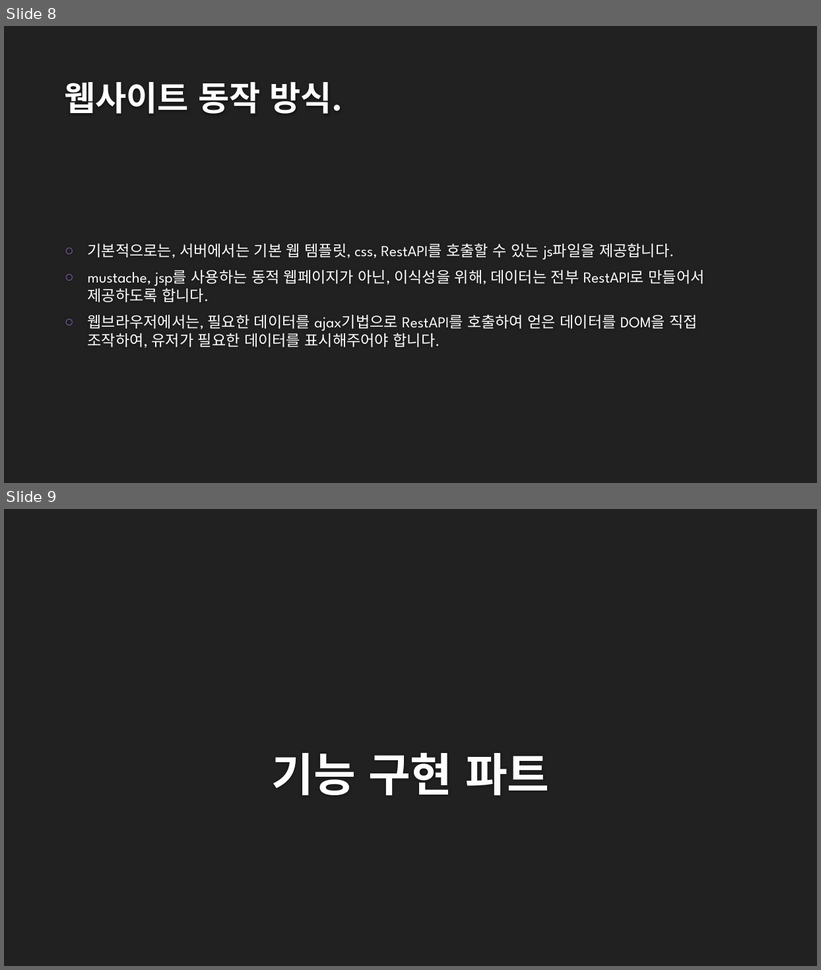
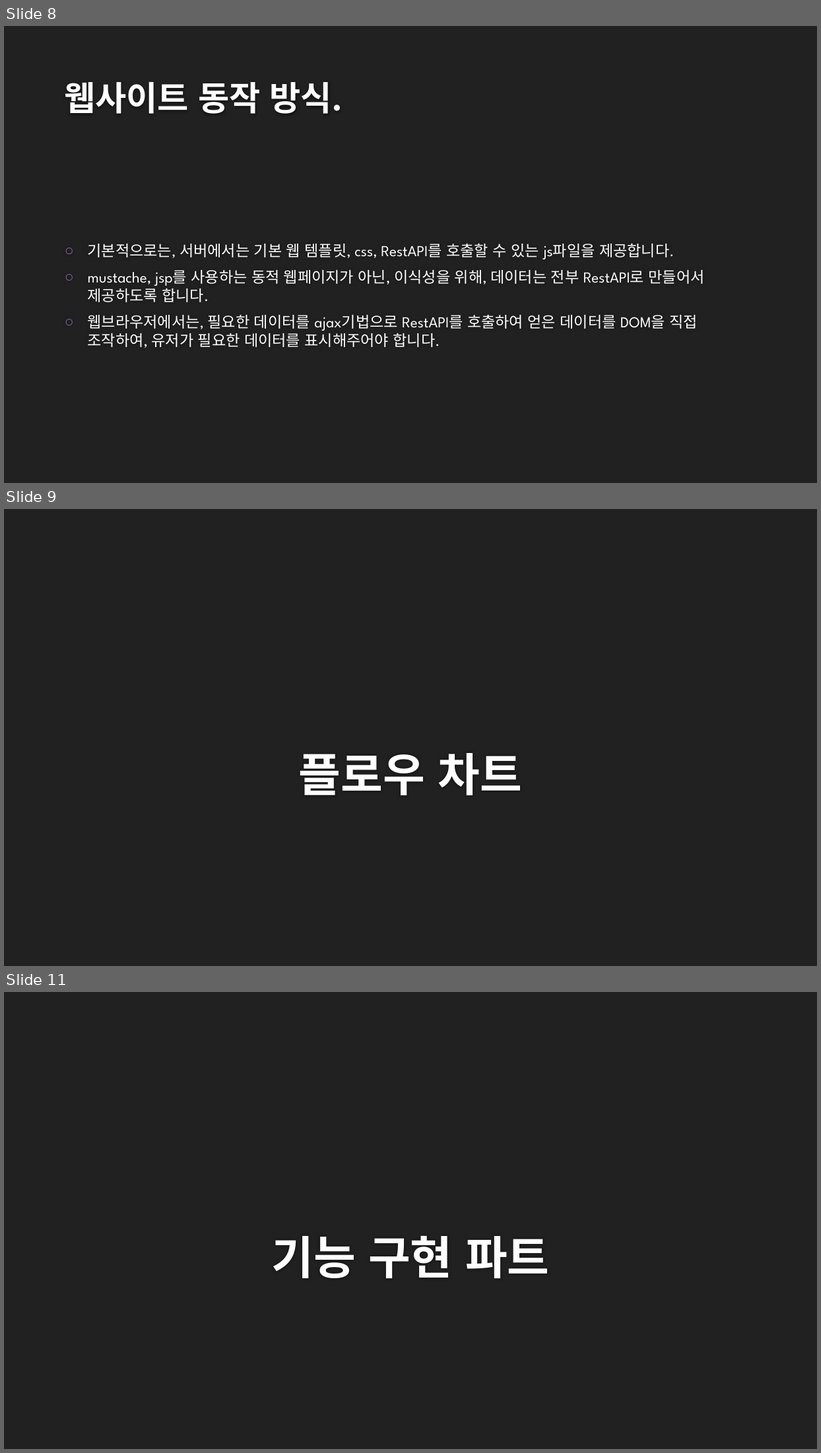
Before and after one commit to J-HyeonSeo/J-InVenTo, a slide deck: src/main/resources/Guide/스프링부트로 재고관리 프로그램 제작하기.pptx. Shown one above the other, each under a label of ours: slides 8 and 9 before the commit, slides 8, 9 and 11 after it; the slides between them are not shown. The pictures are 821x970 and 821x1453 pixels, drawn with LibreOffice and Linux fonts; fonts in the diff are those of the drawing; background and template pictures are left out. Boxes give left, top, right and bottom in pixels: in the first picture for what was removed or moved away, otherwise in the second. Text is boxed around its words. In the diff, an @@ line names an element or a change of style, - is before the commit and + after.

```diff
--- a/src/main/resources/Guide/스프링부트로 재고관리 프로그램 제작하기.pptx
+++ b/src/main/resources/Guide/스프링부트로 재고관리 프로그램 제작하기.pptx
@@ slide 9 added at [4,509,817,966], background #212121 @@
@@ title added at [299,753,523,795], 54 pt, text #FEFEFE, bold @@
+플로우 차트
@@ what was slide 9 is now slide 11 @@
```
Also in this commit, not shown: 1 slide changed, 1 other slide added, 17 other files.
